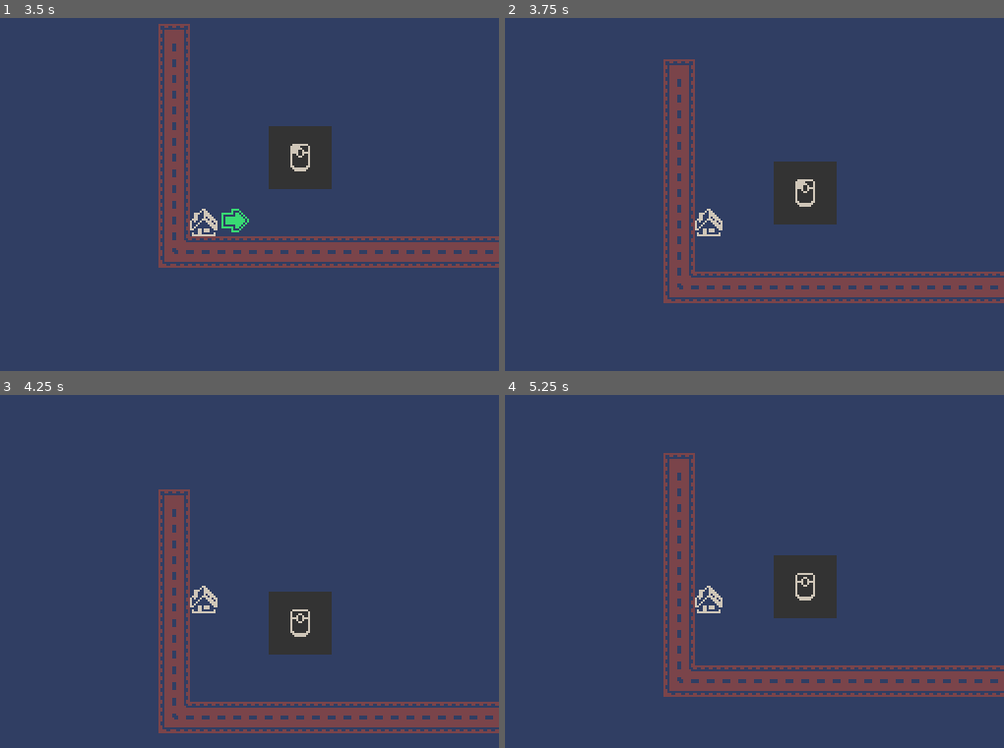
Above: before the commit, frames 1-4 (two rows, left to right).
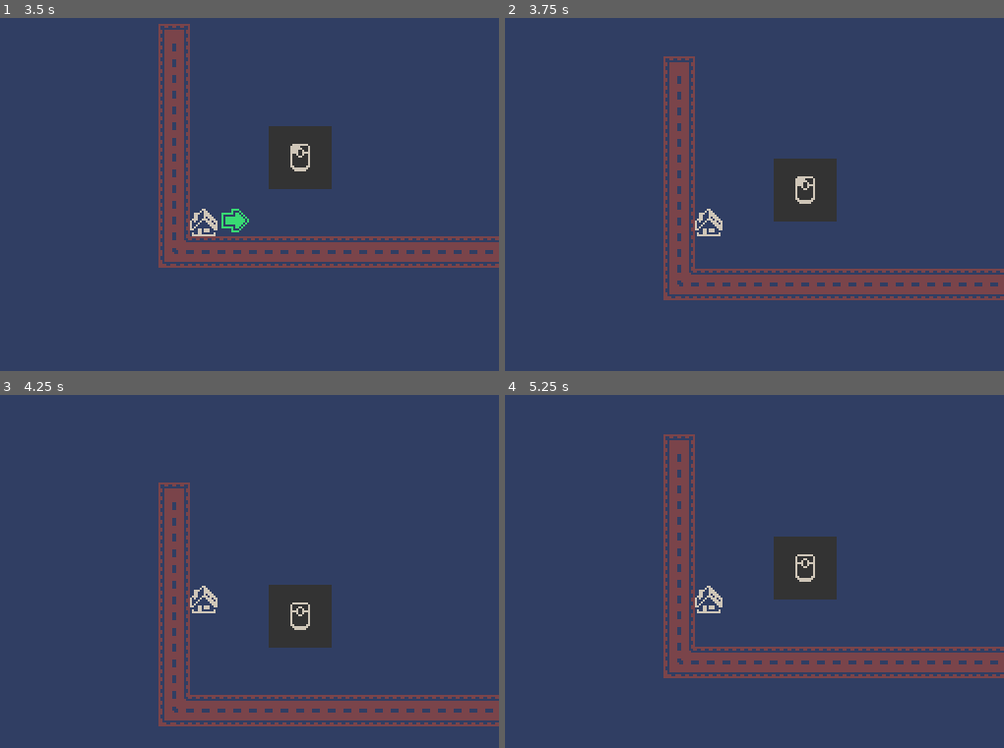
Above: after the commit, the same moments.

Repository: AmossGuy/jumphouse
Game: Godot game, scene res://main.tscn
Two runs of this game, one before a commit and one after it. Both use one fixed random seed, a clock stepped at 60 frames per second and the inputs below.
Inputs (mouse positions are in pixels of both pictures, inside the frame that each line leads up to):
- Up to frame 1 (3.5 s): tap Enter at 0.5 s; move the mouse to (174, 339) at 0.52 s; press the mouse at (174, 339) at 0.53 s; tap Space at 1.25 s; move the mouse to (379, 307) at 1.27 s; release the mouse at (379, 307) at 1.28 s; click (379, 307) at 1.35 s; move the mouse to (24, 130) at 2.02 s; press the mouse at (24, 130) at 2.03 s; move the mouse to (234, 219) at 2.77 s; release the mouse at (234, 219) at 2.78 s; click (234, 219) at 2.85 s
- Up to frame 2 (3.75 s): tap Enter at 3.5 s; move the mouse to (619, 74) at 3.52 s; press the mouse at (619, 74) at 3.53 s
- Up to frame 3 (4.25 s): no input
- Up to frame 4 (5.25 s): move the mouse to (839, 567) at 4.27 s; release the mouse at (839, 567) at 4.28 s; click (839, 567) at 4.35 s; move the mouse to (589, 627) at 5.02 s; press the mouse at (589, 627) at 5.03 s

Frame 1 is identical in both runs. In frame 2, 4.1% of the frame differs, in the area x 31-100%, y 10-81%; in frame 3, 4.6%; in frame 4, 8.6%, in the area x 31-100%, y 11-86%.

Commit message:
tweak wallsliding

Diff:
--- a/objects/ball.gd
+++ b/objects/ball.gd
@@ -11,7 +11,7 @@
 const ARROW_OFFSET := 16
 const LAUNCH_FORCE := 100
 const FLOOR_SLIDE_RANGE := 45
-const WALL_SLIDE_ANGLE := 5
+const WALL_SLIDE_ANGLE := 20
 const WALL_SLIDE_RANGE := 70
 
 var velocity := Vector2.ZERO
